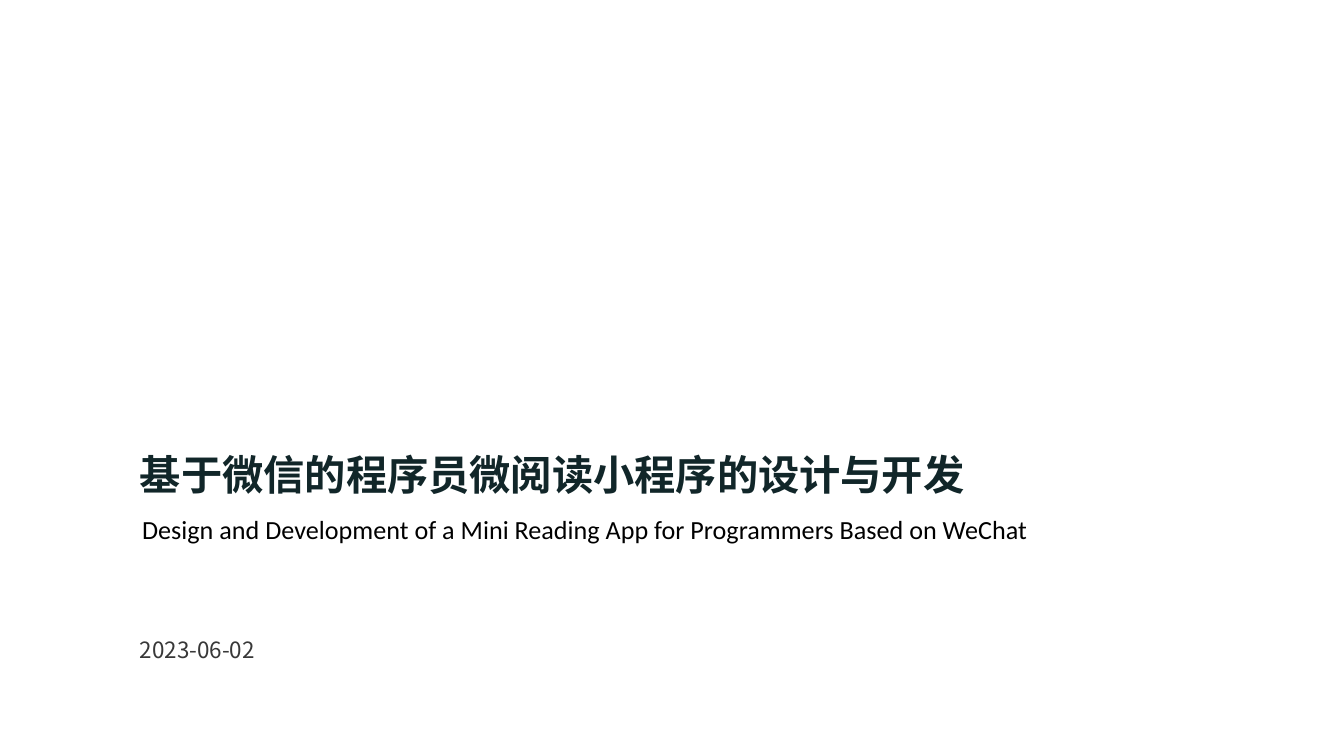
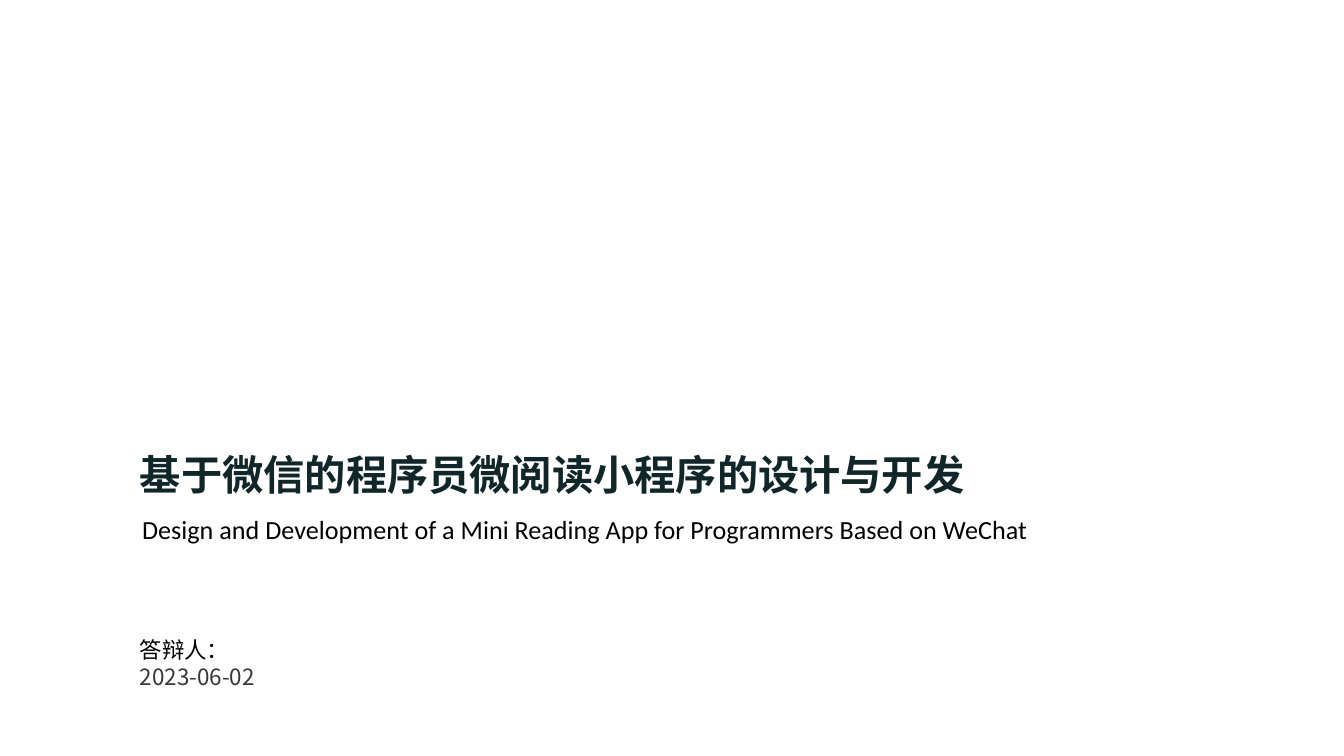
Before and after one commit to qq13456116532/ProgramBook, a slide deck: slide 2 of 答辩ppt.pptx. Drawn at 1344x756 pixels with LibreOffice and Linux fonts; fonts in the diff are those of the drawing; background and template pictures are left out. Boxes give left, top, right and bottom in pixels: in the first picture for what was removed or moved away, otherwise in the second. Text is boxed around its words. In the diff, an @@ line names an element or a change of style, - is before the commit and + after.

```diff
--- a/答辩ppt.pptx
+++ b/答辩ppt.pptx
@@ text at (140, 639, 230, 660): paragraph added @@
+答辩人：
```
Also in this commit, not shown: 9 other files.
